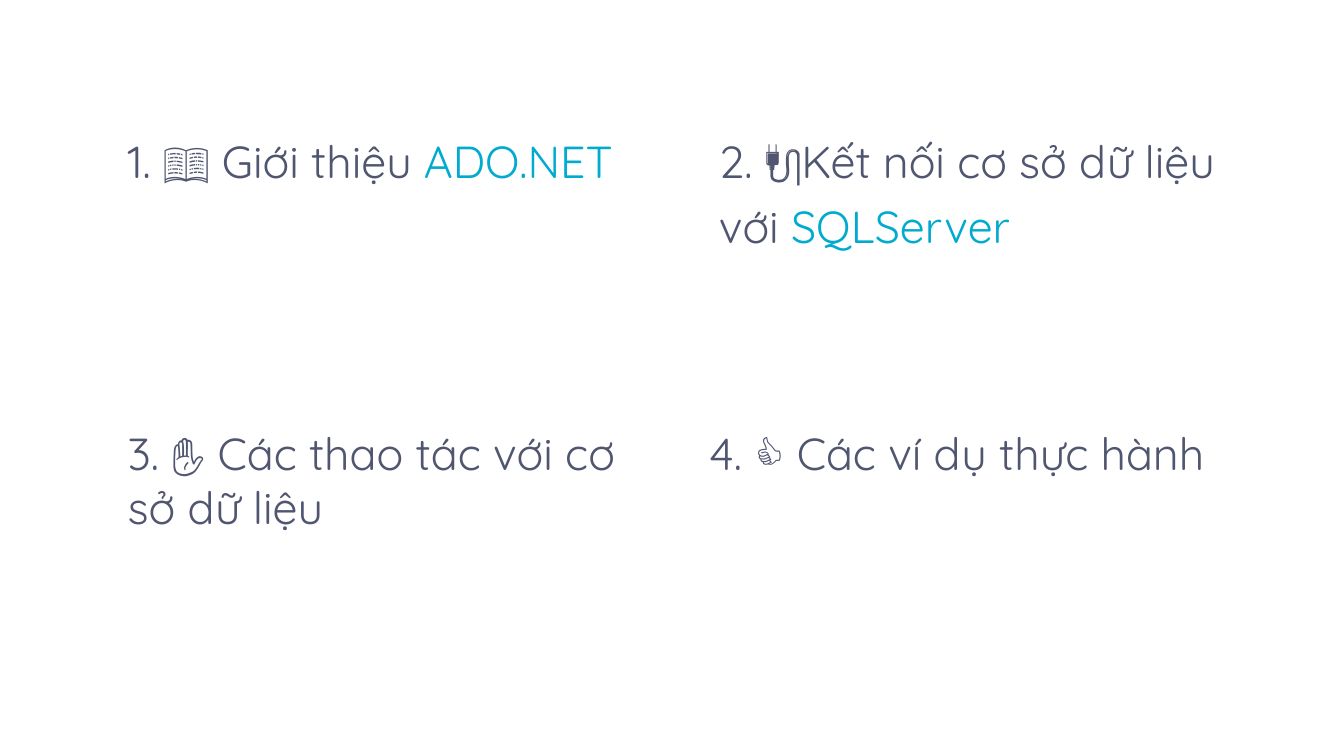
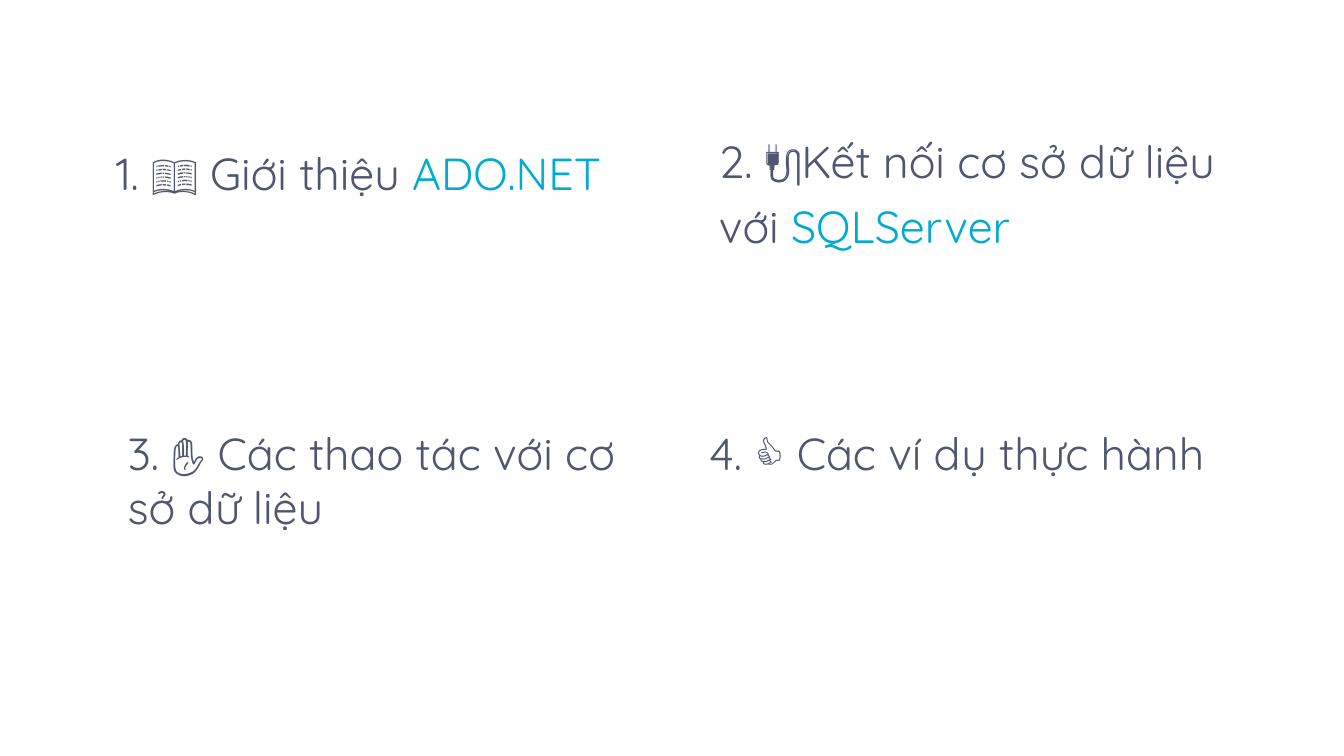
Before and after one commit to hoangtuyenblogger/Lap-trinh-web-Asp.net, a slide deck: slide 2 of Kết nối cơ sở dữ liệu/Kết nối CSDL.pptx. Drawn at 1344x756 pixels with LibreOffice and Linux fonts; fonts in the diff are those of the drawing; background and template pictures are left out. Boxes give left, top, right and bottom in pixels: in the first picture for what was removed or moved away, otherwise in the second. Text is boxed around its words. In the diff, an @@ line names an element or a change of style, - is before the commit and + after.

```diff
--- a/Kết nối cơ sở dữ liệu/Kết nối CSDL.pptx
+++ b/Kết nối cơ sở dữ liệu/Kết nối CSDL.pptx
@@ text "1. 📖 Giới thiệu ADO.NET" moved from (x1=128, y1=145, x2=613, y2=184) to (x1=116, y1=157, x2=601, y2=196) @@
```
Also in this commit, not shown: 4 other slides changed, 5 slides added, 29 slides removed.
